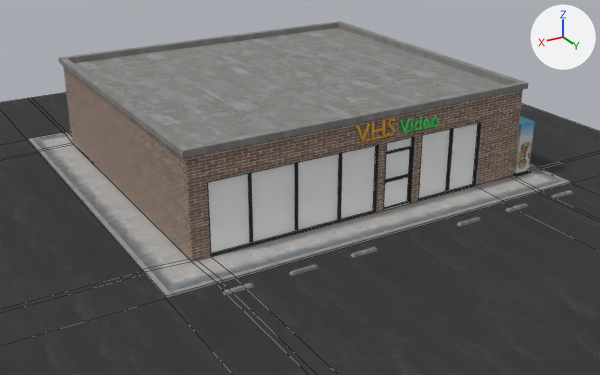
Before and after pictures for a commit that changed the FBX model 3DGame_3_NamelessGame/ModelData/Map/Map1-2.fbx.
The view is the same before and after, from a 50 mm camera at (10.8, 24.0, 13.3) aimed at (-6.3, -4.5, -1.0). The lights are fixed; the arrows at upper right show +X, +Y and +Z. Mesh edges are drawn as thin lines on the coarser meshes. Objects named as collision shapes, trigger or cutter boxes, shadow casters or lower levels of detail are left out. Where no turn or scale is listed for an object, it has been applied to the vertices.

The older version as bpy lines, for what is in view:
```python
me_cube_019 = bpy.data.meshes.new('Cube.019')
me_cube_019.from_pydata(...)  # 72 vertices, 58 faces; spans x -0.01..1.22, y -0.09..0.11, z -1.16..1.13
# faces by material slot: [56, 2]
me_cube_019.materials.append(mat_black_002)  # black #2a2a2a
me_cube_019.materials.append(mat_glass_003)  # white #ffffff
me_cube_432 = bpy.data.meshes.new('Cube.432')
me_cube_432.from_pydata(...)  # 52 vertices, 26 faces; spans x -15.0..15.0, y -19.6..17.2, z 0.0
me_cube_432.materials.append(mat_road_001)  # picture img_road_jpg
me_cube_436 = bpy.data.meshes.new('Cube.436')
me_cube_436.from_pydata(...)  # 12 vertices, 3 faces; spans x -6.24..5.49, y 0.0..0.03, z -1.36..1.33
me_cube_436.materials.append(mat_glass_003)  # white #ffffff
ob_door = bpy.data.objects.new('Door', me_cube_019)
ob_door.location = (-7.93, 0.93, 1.18)
ob_parking = bpy.data.objects.new('parking', me_cube_432)
ob_parking.location = (-6.08, -1.02, -0.05)
ob_shop_vhs__windows = bpy.data.objects.new('Shop_VHS._Windows', me_cube_436)
ob_shop_vhs__windows.location = (-5.0, 0.93, 1.42)
# also in view: 'Sidewalk' at (-6.1, -5.6, 0.0); 'B' at (-6.5, 3.4, 0.0); 'Machine_Food' at (-13.8, -0.6, 1.2); 'Shop_VHS' at (-6.1, -5.5, 0.2)
```
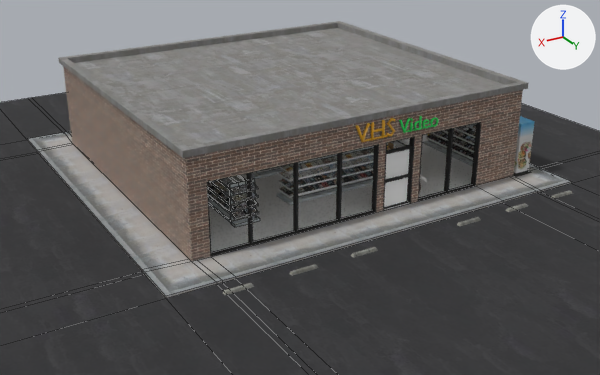
What differs and where, as boxes (x1, y1, x2, y2) in the pictures (600 x 375 px):
'Shop_VHS._Windows', deleted
    before: (208, 123, 478, 253)
'Floor_Collision_01', unchanged, uncovered by the edit
    before: (384, 203, 409, 210)
    after: (209, 139, 472, 252)
'Shelf', unchanged, uncovered by the edit
    after: (276, 142, 398, 205)
'Shelf_04', unchanged, uncovered by the edit
    after: (208, 176, 260, 227)
'Shelf_02', unchanged, uncovered by the edit
    after: (424, 124, 476, 166)

The change in detail:
Object 'Shop_VHS._Windows' (ob_shop_vhs__windows) is deleted.
